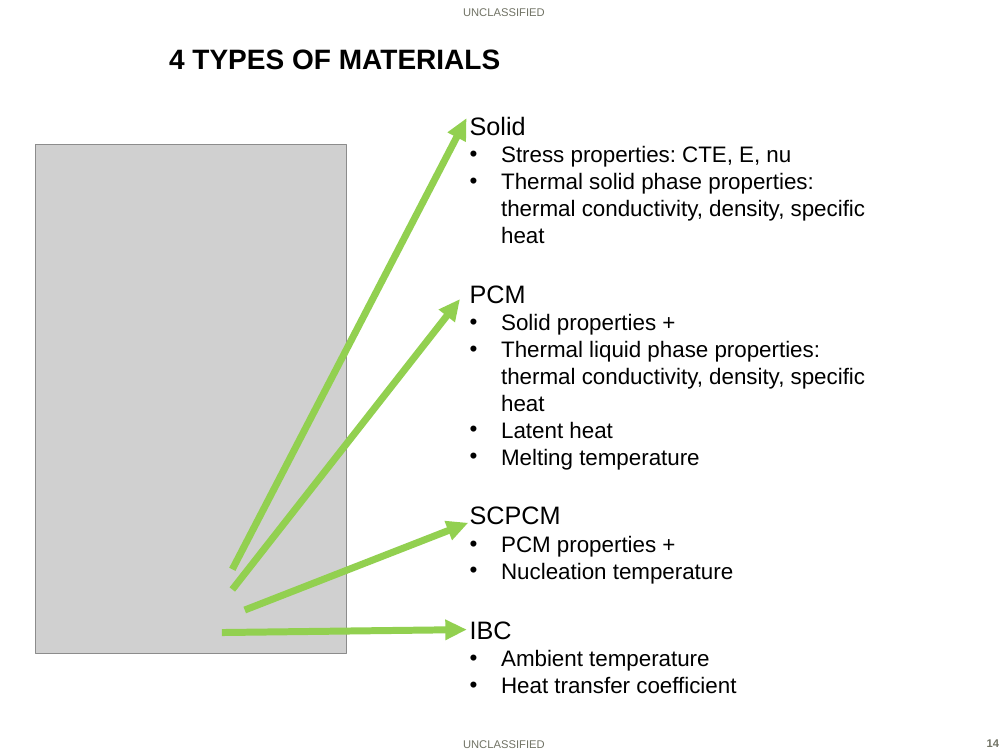
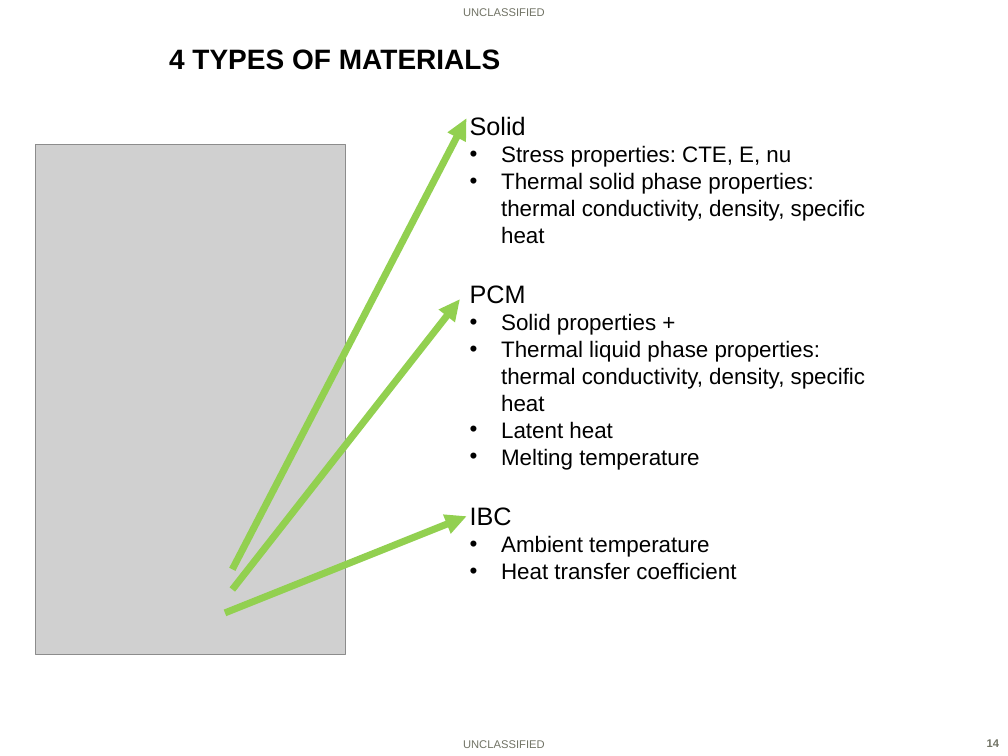
Before and after one commit to USArmyResearchLab/ParaPower, a slide deck: slide 14 of GUI Documentation/OpenSourceOverview.pptx. Drawn at 1008x756 pixels with LibreOffice and Linux fonts; fonts in the diff are those of the drawing; grey boxes stand for pictures; background and template pictures are left out. Boxes give left, top, right and bottom in pixels: in the first picture for what was removed or moved away, otherwise in the second. Text is boxed around its words. In the diff, an @@ line names an element or a change of style, - is before the commit and + after.

Commit message:
Removed SCPCM from OpenSource Powerpoint Overview Modified Help to include "Contributors" and "Developers" Changed Help to distribution A

```diff
--- a/GUI Documentation/OpenSourceOverview.pptx
+++ b/GUI Documentation/OpenSourceOverview.pptx
@@ text at (470,506,733,584): paragraphs removed @@
-SCPCM
-• PCM properties +
-• Nucleation temperature
@@ arrow moved from (222, 633) - (467, 630) to (225, 613) - (467, 516) @@
@@ arrow removed from (245, 610) to (468, 523) @@
```
Also in this commit, not shown: 1 other file.
